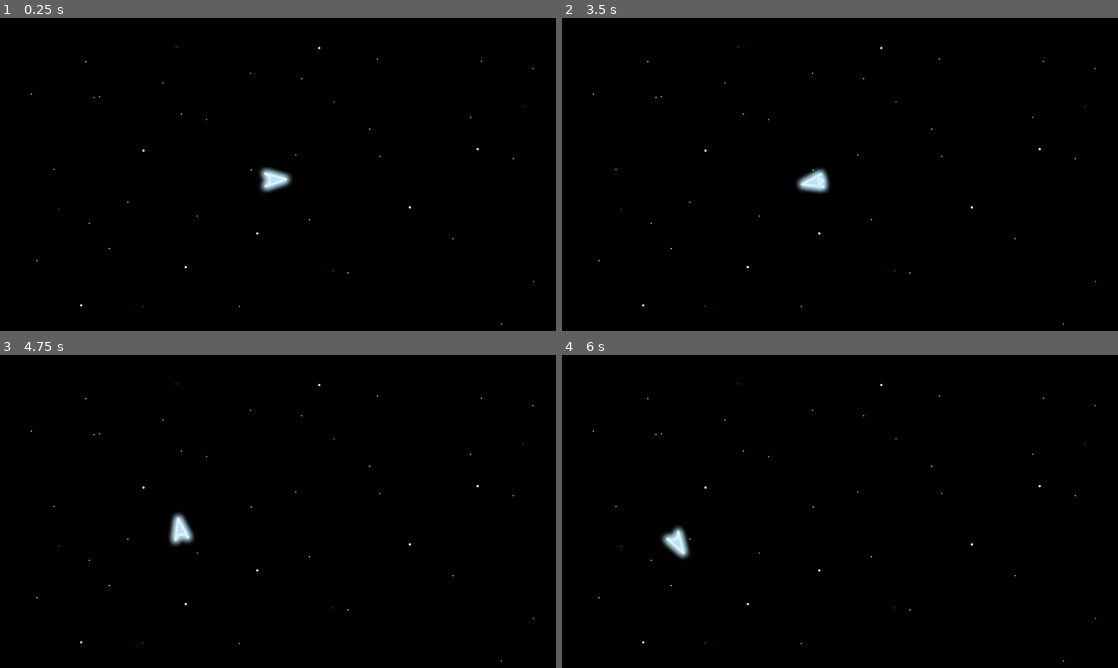
Above: before the commit, frames 1-4 (two rows, left to right).
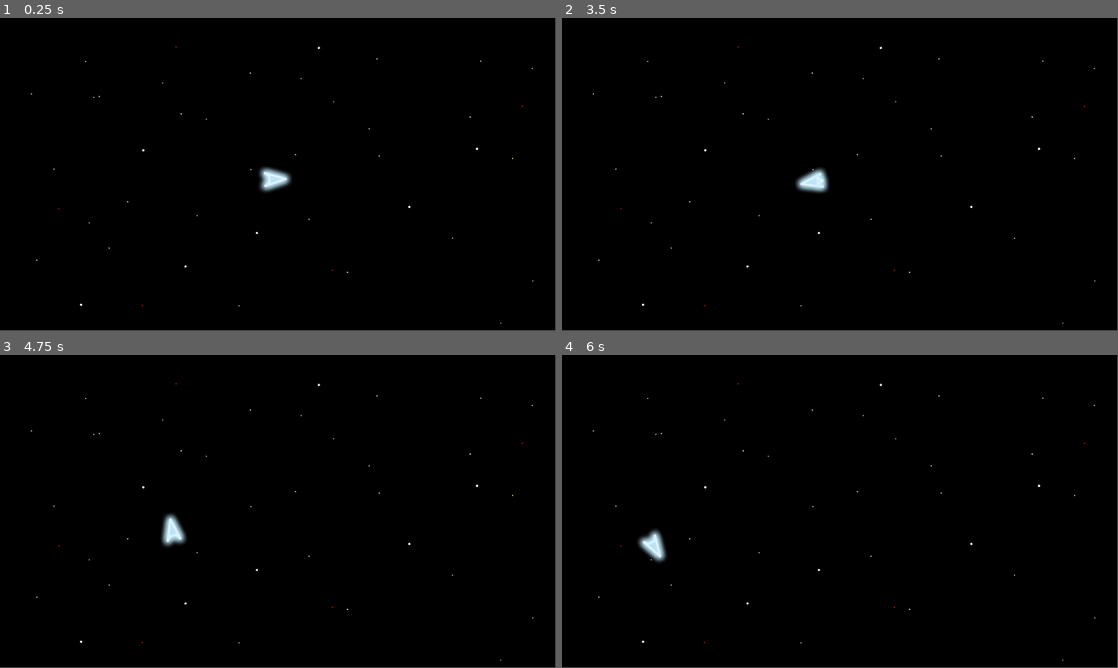
Above: after the commit, the same moments.

Repository: lucasfamelli/AsteroidsClone
Game: Godot game, scene res://scenes/space_level.tscn
The game is run twice, just before and just after one commit, with the same random seed, the same clock (stepped at 60 frames per second) and the same inputs.
Inputs:
- Up to frame 1 (0.25 s): no input
- Up to frame 2 (3.5 s): tap Enter at 0.5 s; hold D (right) 0.53-1.28 s; hold A (left) 1.28-2.03 s; hold D (right) 2.03-2.78 s; hold W (up) from 2.78 s (still down)
- Up to frame 3 (4.75 s): release W (up) at 3.53 s; hold A (left) from 3.53 s (still down)
- Up to frame 4 (6 s): release A (left) at 5.78 s; hold D (right) from 5.78 s (still down)
The window is 800x450 before the commit and 799x449 after it. Grey fills any space a smaller window leaves; there, only what the larger window draws over its background counts as a difference.

The runs differ from the first frame. In frame 1, less than 0.1% of the frame differs, in the area x 5-97%, y 9-98%; in frame 2, 0.2%; in frame 3, 0.5%; in frame 4, 0.8%.

Commit message:
teleport when reaching edges

Diff:
--- a/project.godot
+++ b/project.godot
@@ -17,8 +17,6 @@
 
 [display]
 
-window/size/viewport_width=1280
-window/size/viewport_height=720
 window/size/resizable=false
 
 [dotnet]
@@ -63,6 +61,7 @@
 2d_physics/layer_1="Player"
 2d_physics/layer_2="Asteroids"
 2d_physics/layer_3="Enemies"
+2d_physics/layer_4="Boundaries"
 
 [physics]
 
--- a/scenes/player.gd
+++ b/scenes/player.gd
@@ -1,13 +1,41 @@
 extends RigidBody2D
 
 @export var move_speed: int = 200
+@export var max_speed: int = 300
+@export var offset = 20
 
 var thrust = Vector2(move_speed,0)
 var torque = 50000 # 132 deg/s
 
 var can_fire: bool = true
-var seconds = 0
 
+var vert: bool = false
+var hori: bool = false
+
+func prepare_teleport(way):
+	if way == "v":
+		vert = true
+	if way == "h":
+		hori = true
+
+func teleport(state: PhysicsDirectBodyState2D):
+	var tar = Transform2D(state.get_transform())
+
+	if vert:
+		var o = offset
+		if tar.origin.y < 0:
+			o = -offset
+		tar.origin.y = -tar.origin.y + o
+		vert = false
+
+	if hori:
+		var o = offset
+		if tar.origin.x < 0:
+			o = -offset
+		tar.origin.x = -tar.origin.x + o
+		hori = false
+
+	state.set_transform(tar)
 
 func _process(_delta):
 	pass
@@ -28,7 +56,10 @@
 
 	state.apply_torque(rotation_direction * torque)
 
+	if abs(state.get_linear_velocity().x) > max_speed or abs(state.get_linear_velocity().y) > max_speed:
+		var new_speed: Vector2 = state.get_linear_velocity().normalized()
+		new_speed *= max_speed
+		state.set_linear_velocity(new_speed)
 
-func _on_timer_timeout():
-	seconds += 1
-	print(linear_velocity, ' - ', seconds, "s")
+	if vert or hori:
+		teleport(state)
--- a/scenes/player.tscn
+++ b/scenes/player.tscn
@@ -28,6 +28,7 @@
 
 [node name="Player" type="RigidBody2D"]
 collision_mask = 7
+linear_damp_mode = 1
 angular_damp_mode = 1
 angular_damp = 100.0
 script = ExtResource("1_nj7h2")
@@ -41,8 +42,3 @@
 
 [node name="CollisionPolygon2D" type="CollisionPolygon2D" parent="."]
 polygon = PackedVector2Array(-18, -16, 31, -1, 31, 2, -18, 19, -18, 14, -11, 9, -11, -5, -18, -10)
-
-[node name="Timer" type="Timer" parent="."]
-autostart = true
-
-[connection signal="timeout" from="Timer" to="." method="_on_timer_timeout"]
--- /dev/null
+++ b/scenes/space_level.gd
@@ -0,0 +1,17 @@
+extends Node2D
+
+func _on_up_limit_body_entered(body):
+	if "prepare_teleport" in body:
+		body.prepare_teleport("v")
+
+func _on_down_limit_body_entered(body):
+	if "prepare_teleport" in body:
+		body.prepare_teleport("v")
+
+func _on_left_limit_body_entered(body):
+	if "prepare_teleport" in body:
+		body.prepare_teleport("h")
+
+func _on_right_limit_body_entered(body):
+	if "prepare_teleport" in body:
+		body.prepare_teleport("h")
--- a/scenes/space_level.tscn
+++ b/scenes/space_level.tscn
@@ -1,14 +1,69 @@
-[gd_scene load_steps=3 format=3 uid="uid://c6gwkrpkb1dp"]
+[gd_scene load_steps=6 format=3 uid="uid://c6gwkrpkb1dp"]
 
 [ext_resource type="Texture2D" uid="uid://ng3e5m2rn6st" path="res://graphics/background/space_background.png" id="1_4tvaj"]
+[ext_resource type="Script" path="res://scenes/space_level.gd" id="1_rm01e"]
 [ext_resource type="PackedScene" uid="uid://gcna2jx5hv2e" path="res://scenes/player.tscn" id="2_dnwj6"]
 
+[sub_resource type="RectangleShape2D" id="RectangleShape2D_us5mv"]
+size = Vector2(1360, 20)
+
+[sub_resource type="RectangleShape2D" id="RectangleShape2D_sjkh4"]
+size = Vector2(20, 800)
+
 [node name="SpaceLevel" type="Node2D"]
+position = Vector2(-640, -360)
+script = ExtResource("1_rm01e")
+
+[node name="Camera2D" type="Camera2D" parent="."]
+offset = Vector2(640, 360)
+zoom = Vector2(0.9, 0.9)
+
+[node name="Boundaries" type="Node2D" parent="."]
+
+[node name="UpLimit" type="Area2D" parent="Boundaries"]
+position = Vector2(0, -40)
+collision_layer = 8
+collision_mask = 15
+
+[node name="CollisionShape2D" type="CollisionShape2D" parent="Boundaries/UpLimit"]
+position = Vector2(640, -10)
+shape = SubResource("RectangleShape2D_us5mv")
+
+[node name="DownLimit" type="Area2D" parent="Boundaries"]
+position = Vector2(0, 770)
+collision_layer = 8
+collision_mask = 15
+
+[node name="CollisionShape2D" type="CollisionShape2D" parent="Boundaries/DownLimit"]
+position = Vector2(640, 0)
+shape = SubResource("RectangleShape2D_us5mv")
+
+[node name="RightLimit" type="Area2D" parent="Boundaries"]
+position = Vector2(1330, 360)
+collision_layer = 8
+collision_mask = 15
+
+[node name="CollisionShape2D" type="CollisionShape2D" parent="Boundaries/RightLimit"]
+shape = SubResource("RectangleShape2D_sjkh4")
+
+[node name="LeftLimit" type="Area2D" parent="Boundaries"]
+position = Vector2(-50, 360)
+collision_layer = 8
+collision_mask = 15
+
+[node name="CollisionShape2D" type="CollisionShape2D" parent="Boundaries/LeftLimit"]
+shape = SubResource("RectangleShape2D_sjkh4")
 
 [node name="BackgroundSprite2D" type="Sprite2D" parent="."]
 position = Vector2(640, 360)
 scale = Vector2(0.666667, 0.666667)
 texture = ExtResource("1_4tvaj")
+metadata/_edit_lock_ = true
 
 [node name="Player" parent="." instance=ExtResource("2_dnwj6")]
 position = Vector2(628.825, 370.795)
+
+[connection signal="body_entered" from="Boundaries/UpLimit" to="." method="_on_up_limit_body_entered"]
+[connection signal="body_entered" from="Boundaries/DownLimit" to="." method="_on_down_limit_body_entered"]
+[connection signal="body_entered" from="Boundaries/RightLimit" to="." method="_on_right_limit_body_entered"]
+[connection signal="body_entered" from="Boundaries/LeftLimit" to="." method="_on_left_limit_body_entered"]
